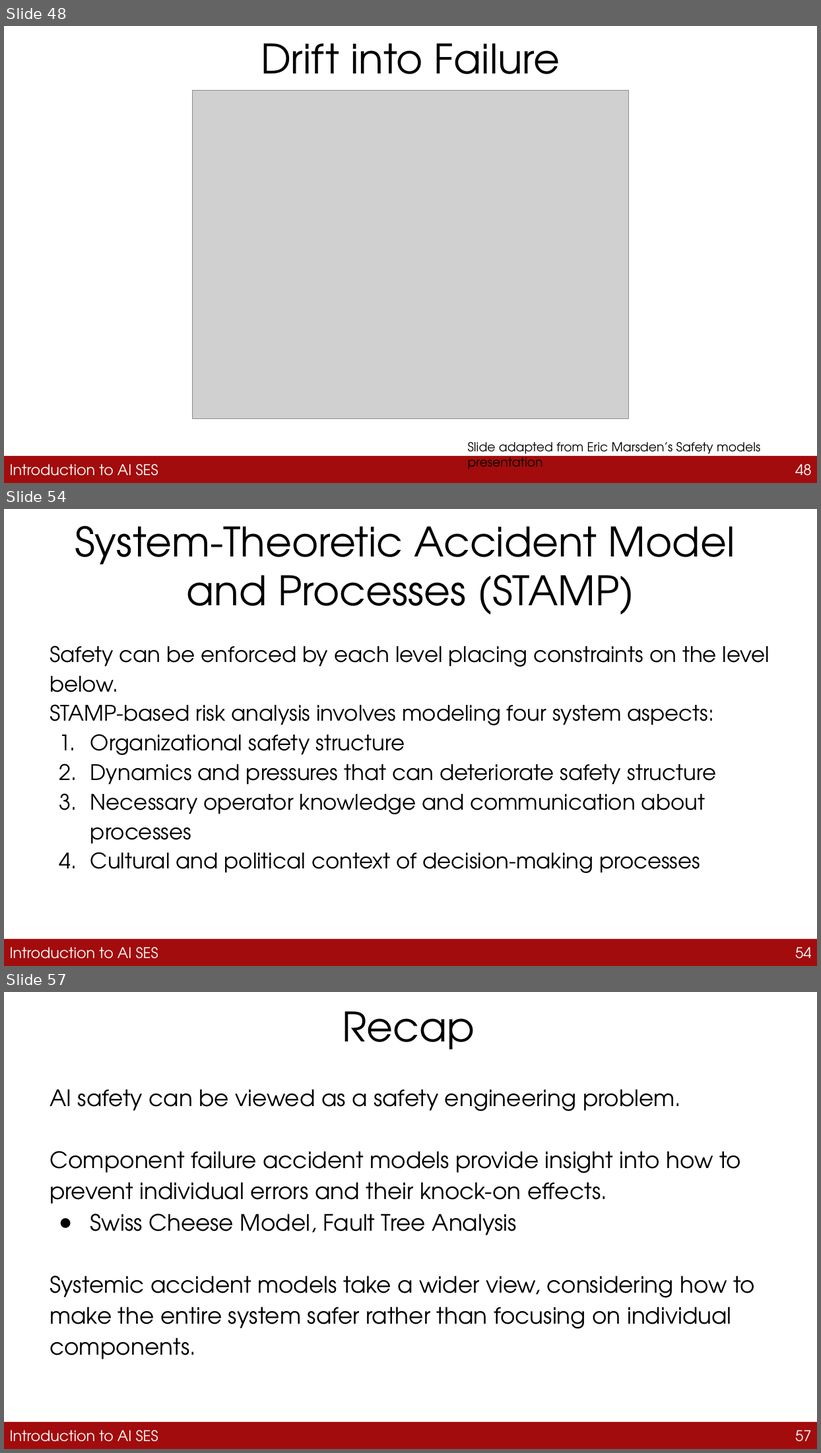
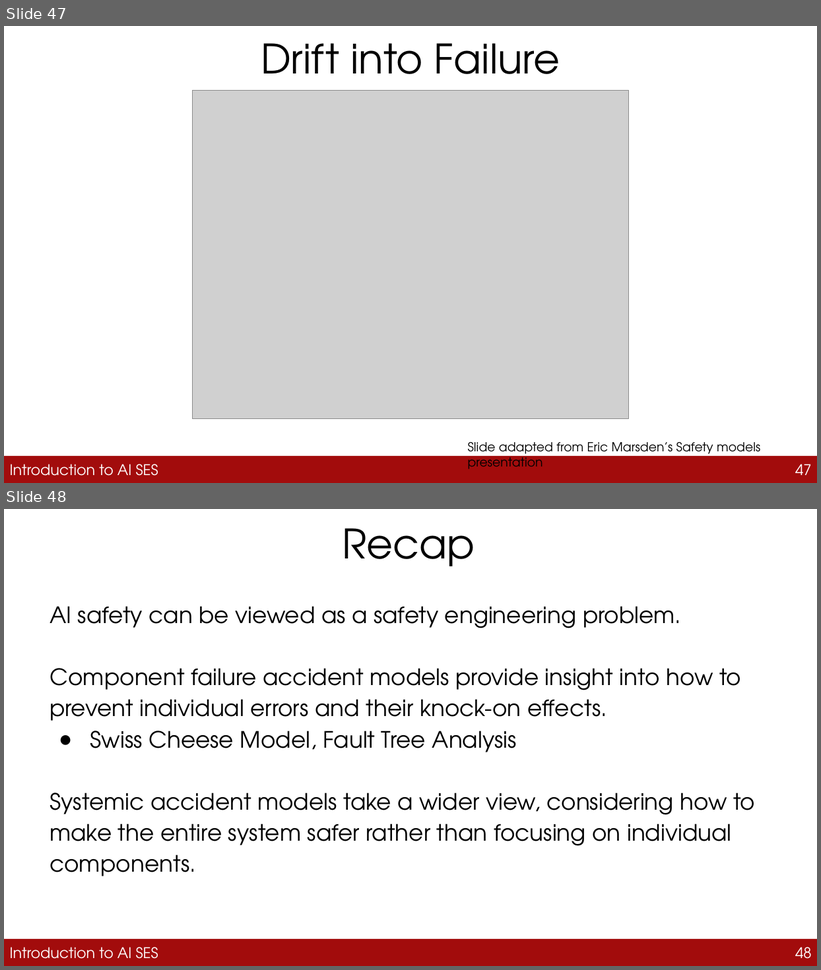
Before and after one commit to guhofstra/CSC163Fa26, a slide deck: PPTs/4_safety_engineering.pptx. Shown one above the other, each under a label of ours: slides 48, 54 and 57 before the commit, slides 47 and 48 after it; the slides between them are not shown. The pictures are 821x1453 and 821x970 pixels, drawn with LibreOffice and Linux fonts; fonts in the diff are those of the drawing; grey boxes stand for pictures. Boxes give left, top, right and bottom in pixels: in the first picture for what was removed or moved away, otherwise in the second. Text is boxed around its words. In the diff, an @@ line names an element or a change of style, - is before the commit and + after.

```diff
--- a/PPTs/4_safety_engineering.pptx
+++ b/PPTs/4_safety_engineering.pptx
@@ slide 54 removed at (4, 509, 817, 966), background #FFFFFF @@
@@ title removed at (75, 525, 735, 615) @@
-System-Theoretic Accident Model
-and Processes (STAMP)
@@ text removed at (50, 646, 770, 667) @@
-Safety can be enforced by each level placing constraints on the level below.
@@ text removed at (50, 704, 716, 873) @@
-STAMP-based risk analysis involves modeling four system aspects:
-1. Organizational safety structure
-2. Dynamics and pressures that can deteriorate safety structure
-3. Necessary operator knowledge and communication about processes
-4. Cultural and political context of decision-making processes
@@ rectangle removed at (4, 939, 817, 966) @@
@@ text removed at (10, 947, 158, 959) @@
-Introduction to AI SES
@@ page number removed at (795, 947, 812, 959) @@
-54
@@ what was slide 48 is now slide 47 @@
@@ page number at (795, 464, 812, 475): text changed @@
-48
+47
@@ what was slide 57 is now slide 48 @@
@@ page number at (795, 947, 812, 959): text changed @@
-57
+48
```
Also in this commit, not shown: 6 slides changed, 15 other slides removed, 4 other files.
